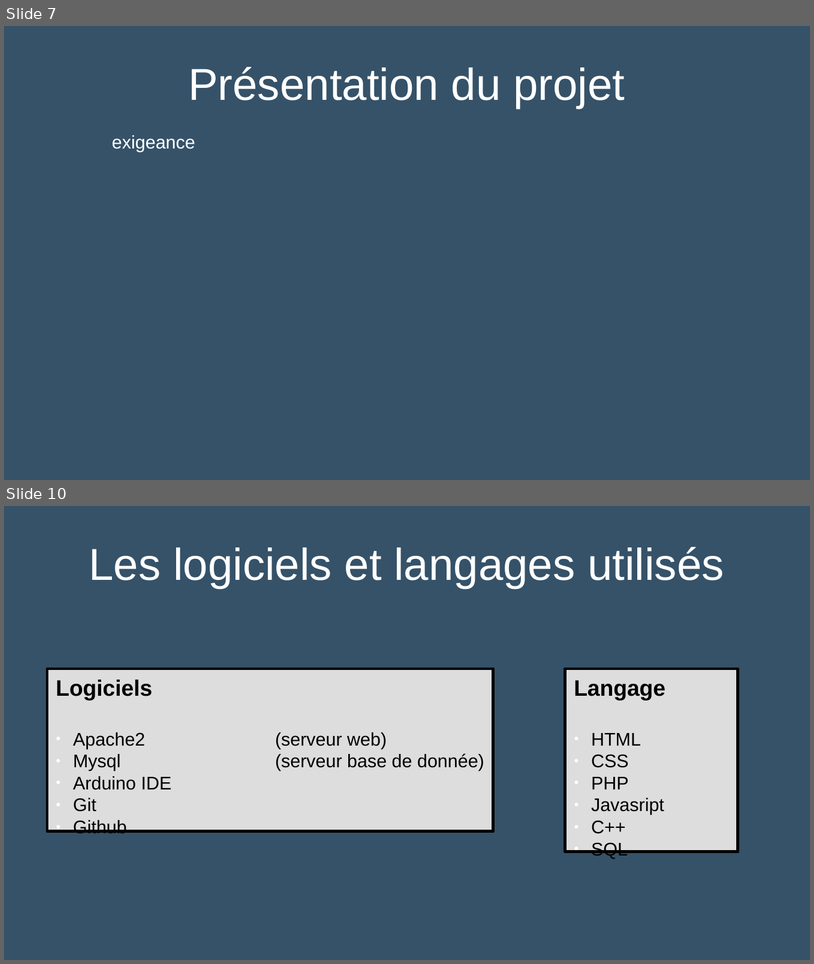
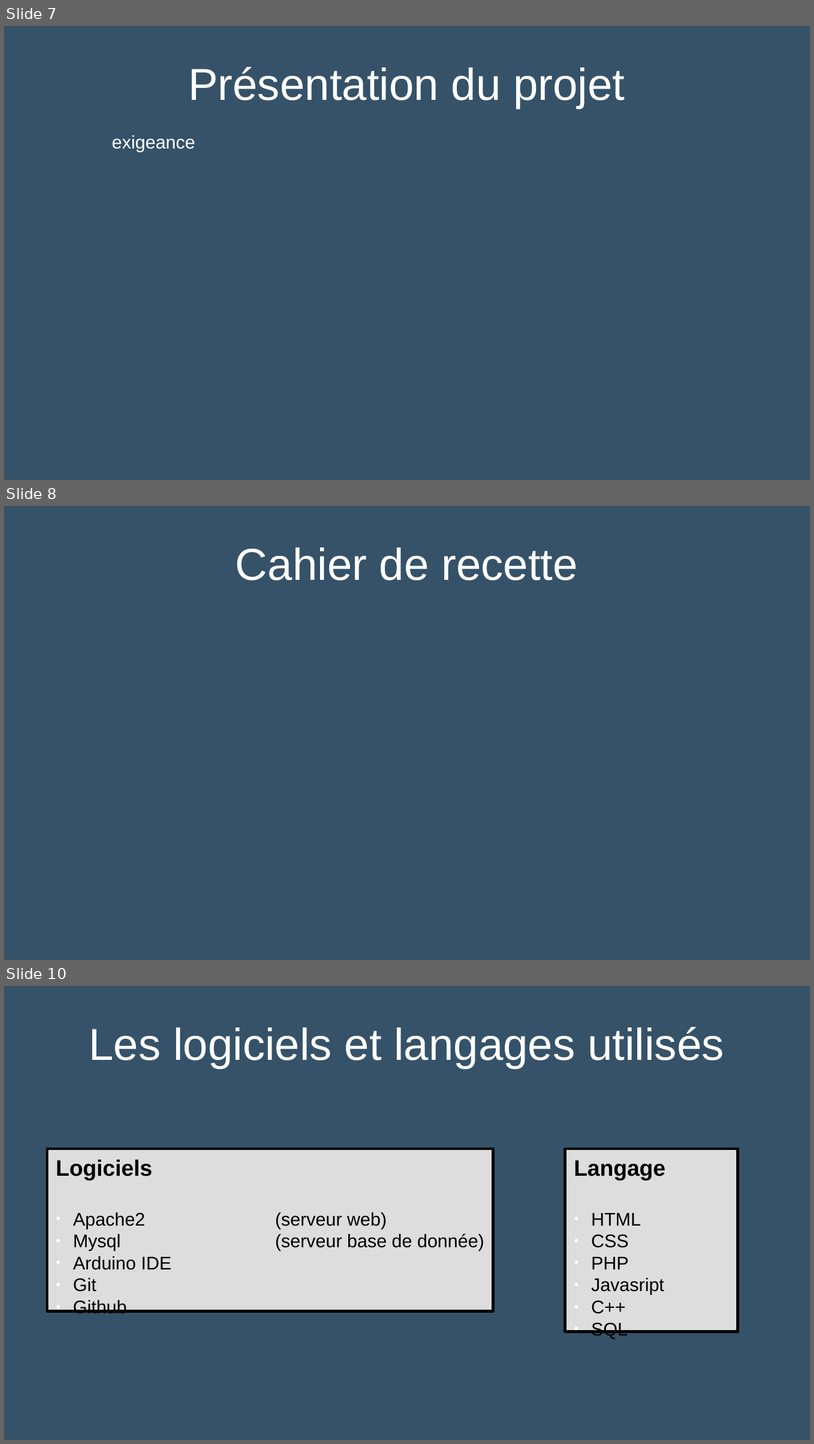
Before and after one commit to Sauvage89/sechoir-houblon, a slide deck: doc/diaporama/revue1.odp. Shown one above the other, each under a label of ours: slides 7 and 10 before the commit, slides 7, 8 and 10 after it; the slides between them are not shown. The pictures are 814x964 and 814x1444 pixels, drawn with LibreOffice and Linux fonts; fonts in the diff are those of the drawing. Boxes give left, top, right and bottom in pixels: in the first picture for what was removed or moved away, otherwise in the second. Text is boxed around its words. In the diff, an @@ line names an element or a change of style, - is before the commit and + after.

```diff
--- a/doc/diaporama/revue1.odp
+++ b/doc/diaporama/revue1.odp
@@ slide 8 added at (x1=4, y1=506, x2=810, y2=960), background #355269 @@
@@ title added at (x1=236, y1=547, x2=578, y2=580), 44 pt, text #FFFFFF @@
+Cahier de recette
```
Also in this commit, not shown: 4 slides changed, 2 slides removed, 1 other file.
